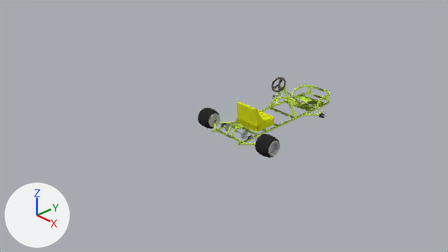
Two versions of the Blender file goKart/solidWorksGoKart.blend, one commit apart.
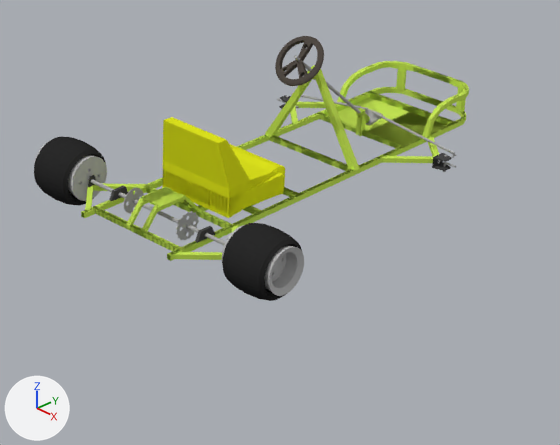
Each version appears first from the file's camera 'Camera', and next in a close-up on the part from 42% to 80% of the width and 26% to 80% of the height. Arrows for +X, +Y and +Z are at lower left; the lights stay in place.

The scene before the commit, as lines of its bpy script (objects in view):
```python
ob_cube = bpy.data.objects.new('Cube', me_cube_003)
ob_cube.location = (0.151, 1.614, 0.01)
ob_cube.scale = (0.297, 0.195, 0.00478)
ob_ninjakartfollowergear = bpy.data.objects.new('ninjaKartFollowerGear', me_cylinder_001)
ob_ninjakartfollowergear.location = (0.418, 0.809, 0.0602)
ob_ninjakartfollowergear.rotation_euler = (0.0, 1.571, 0.0)  # degrees (0, 90, 0)
ob_ninjakartfollowergear.scale = (-0.1, -0.1, -0.00225)
ob_rearleftwheel = bpy.data.objects.new('rearLeftWheel', me_cylinder_002)
ob_rearleftwheel.location = (-0.835, 0.814, 0.067)
ob_rearleftwheel.rotation_euler = (0.0, 1.571, 0.0)  # degrees (0, 90, 0)
ob_rearleftwheel.scale = (0.177, 0.177, 0.219)
ob_rearrightwheel = bpy.data.objects.new('rearRightWheel', me_cylinder_013)
ob_rearrightwheel.location = (1.134, 0.814, 0.067)
ob_rearrightwheel.rotation_euler = (0.0, 4.712, 0.0)  # degrees (0, 270, 0)
ob_rearrightwheel.scale = (0.177, 0.177, 0.219)
ob_reartire01 = bpy.data.objects.new('rearTire01', me_torus)
ob_reartire01.parent = ob_rearleftwheel
ob_reartire01.location = (-0.838, 0.814, 0.056)
ob_reartire01.rotation_euler = (-1.571, 0.0, -1.571)  # degrees (-90, 0, -90)
ob_reartire01.scale = (0.197, 0.197, 0.765)
ob_seat = bpy.data.objects.new('Seat', me_cube_004)
ob_seat.location = (0.157, 1.46, 0.124)
ob_seat.rotation_euler = (0.0, 0.0, -1.571)  # degrees (0, 0, -90)
ob_seat.scale = (0.37, 0.338, 0.0625)
# also in view: 'rearTire' at (1.13, 0.81, 0.06); 'rearAxis' at (0.14, 0.81, 0.06); 'SteeringWheel' at (0.15, 2.27, 0.84)
```
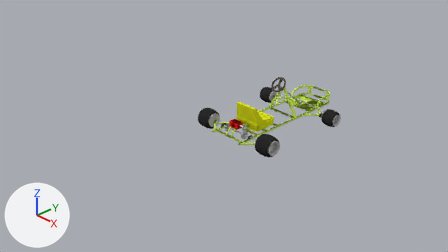
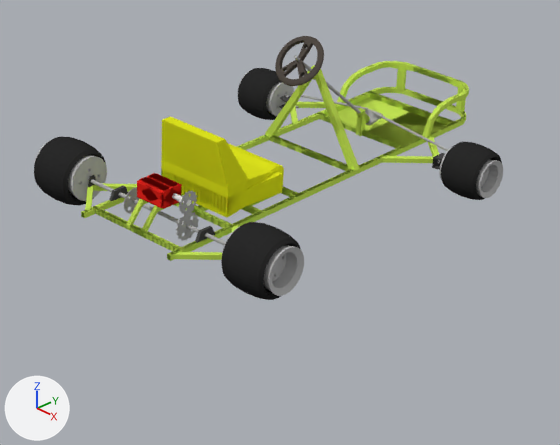
Pixel boxes [x1, y1, x2, y2] of what changed, in the close-ups (560 x 445 px):
'Seat', moved
    before: [162, 117, 285, 218]
    after: [161, 116, 284, 218]
'rearTire', turned
    before: [222, 223, 302, 301]
    after: [221, 222, 301, 300]
'rearTire01.002', added
    after: [441, 142, 502, 200]
'rearRightWheel', turned
    before: [222, 225, 304, 296]
    after: [222, 227, 304, 296]
'rearTire01.001', added
    after: [238, 68, 281, 120]
'electricEngine', added (red)
    after: [137, 173, 182, 209]
'frontLeftWheel.000', added
    after: [439, 147, 503, 198]
'frontLeftWheel.001', added
    after: [238, 72, 294, 116]
'ninjaKartFollowerGear', turned
    before: [176, 211, 199, 240]
    after: [176, 211, 199, 241]
'Untitled', added
    after: [179, 191, 197, 214]
'Cylinder', added
    after: [172, 193, 191, 206]

Diff of the bpy script that builds the scene:
```diff
--- a/goKart/solidWorksGoKart.blend.py
+++ b/goKart/solidWorksGoKart.blend.py
@@ ob_rearrightwheel @@
 ob_rearrightwheel.location = (1.134, 0.814, 0.067)
-ob_rearrightwheel.rotation_euler = (0.0, 4.712, 0.0)  # degrees (0, 270, 0)
+ob_rearrightwheel.rotation_euler = (-1.571, 6.135, 1.571)  # degrees (-90, 352, 90)
 ob_rearrightwheel.scale = (0.177, 0.177, 0.219)
@@ ob_seat @@
 ob_seat = bpy.data.objects.new('Seat', me_cube_004)
-ob_seat.location = (0.157, 1.46, 0.124)
+ob_seat.location = (0.142, 1.46, 0.124)
 ob_seat.rotation_euler = (0.0, 0.0, -1.571)  # degrees (0, 0, -90)
@@ ob_ninjakartfollowergear @@
 ob_ninjakartfollowergear.location = (0.418, 0.809, 0.0602)
-ob_ninjakartfollowergear.rotation_euler = (0.0, 1.571, 0.0)  # degrees (0, 90, 0)
+ob_ninjakartfollowergear.rotation_euler = (-1.571, 1.18, -1.571)  # degrees (-90, 68, -90)
 ob_ninjakartfollowergear.scale = (-0.1, -0.1, -0.00225)
@@ ob_reartire01_001 @@
+ob_reartire01_001 = bpy.data.objects.new('rearTire01.001', me_torus.copy())  # the mesh of ob_reartire01
+ob_reartire01_001.parent = ob_frontleftwheel_001
+ob_reartire01_001.location = (-0.838, 0.814, 0.056)
+ob_reartire01_001.rotation_euler = (-1.571, 0.283, -1.571)  # degrees (-90, 16, -90)
+ob_reartire01_001.scale = (0.197, 0.197, 0.765)
@@ ob_frontleftwheel_001 @@
+ob_frontleftwheel_001 = bpy.data.objects.new('frontLeftWheel.001', me_cylinder_002.copy())  # the mesh of ob_rearleftwheel
+ob_frontleftwheel_001.location = (-0.907, 3.111, 0.014)
+ob_frontleftwheel_001.rotation_euler = (-1.571, 0.777, -1.571)  # degrees (-90, 45, -90)
+ob_frontleftwheel_001.scale = (0.151, 0.151, 0.187)
@@ ob_reartire01_002 @@
+ob_reartire01_002 = bpy.data.objects.new('rearTire01.002', me_torus.copy())  # the mesh of ob_reartire01
+ob_reartire01_002.parent = ob_frontleftwheel_000
+ob_reartire01_002.location = (-0.838, 0.814, 0.056)
+ob_reartire01_002.rotation_euler = (-1.571, 1.105, -1.571)  # degrees (-90, 63, -90)
+ob_reartire01_002.scale = (0.197, 0.197, 0.765)
@@ ob_frontleftwheel_000 @@
+ob_frontleftwheel_000 = bpy.data.objects.new('frontLeftWheel.000', me_cylinder_002.copy())  # the mesh of ob_rearleftwheel
+ob_frontleftwheel_000.location = (1.21, 3.111, 0.008)
+ob_frontleftwheel_000.rotation_euler = (0.0, 4.716, 0.0)  # degrees (0, 270, 0)
+ob_frontleftwheel_000.scale = (0.151, 0.151, 0.187)
@@ ob_untitled @@
+ob_untitled = bpy.data.objects.new('Untitled', me_cylinder_001.copy())  # the mesh of ob_ninjakartfollowergear
+ob_untitled.parent = ob_cylinder
+ob_untitled.location = (0.418, 0.816, 0.271)
+ob_untitled.rotation_euler = (-1.571, 1.18, -1.571)  # degrees (-90, 68, -90)
+ob_untitled.scale = (-0.0803, -0.0803, -0.00181)
@@ ob_cylinder @@
+ob_cylinder = bpy.data.objects.new('Cylinder', me_cylinder_010)  # a 32-sided cylinder along z spanning x -1.0..1.0, y -1.0..1.0, z -1.0..1.0
+ob_cylinder.parent = ob_electricengine
+ob_cylinder.location = (0.273, 0.813, 0.272)
+ob_cylinder.rotation_euler = (1.571, -2.662, 1.571)  # degrees (90, -153, 90)
+ob_cylinder.scale = (0.0218, 0.0218, 0.153)
@@ ob_electricengine @@
+ob_electricengine = bpy.data.objects.new('electricEngine', me_cube_005)  # 18 vertices, 16 faces; spans x -0.99..1.03, y -1.46..1.6, z -1.26..1.3; in mat_electricengine (red #e7251d); modifiers MIRROR
+ob_electricengine.location = (0.151, 0.788, 0.25)
+ob_electricengine.scale = (0.126, -0.0658, 0.0544)
```
